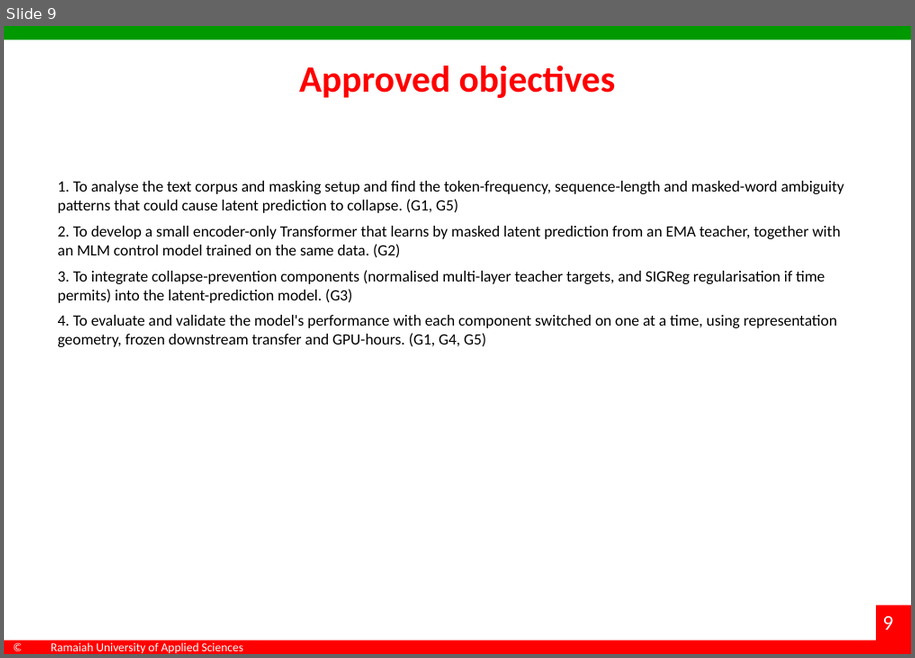
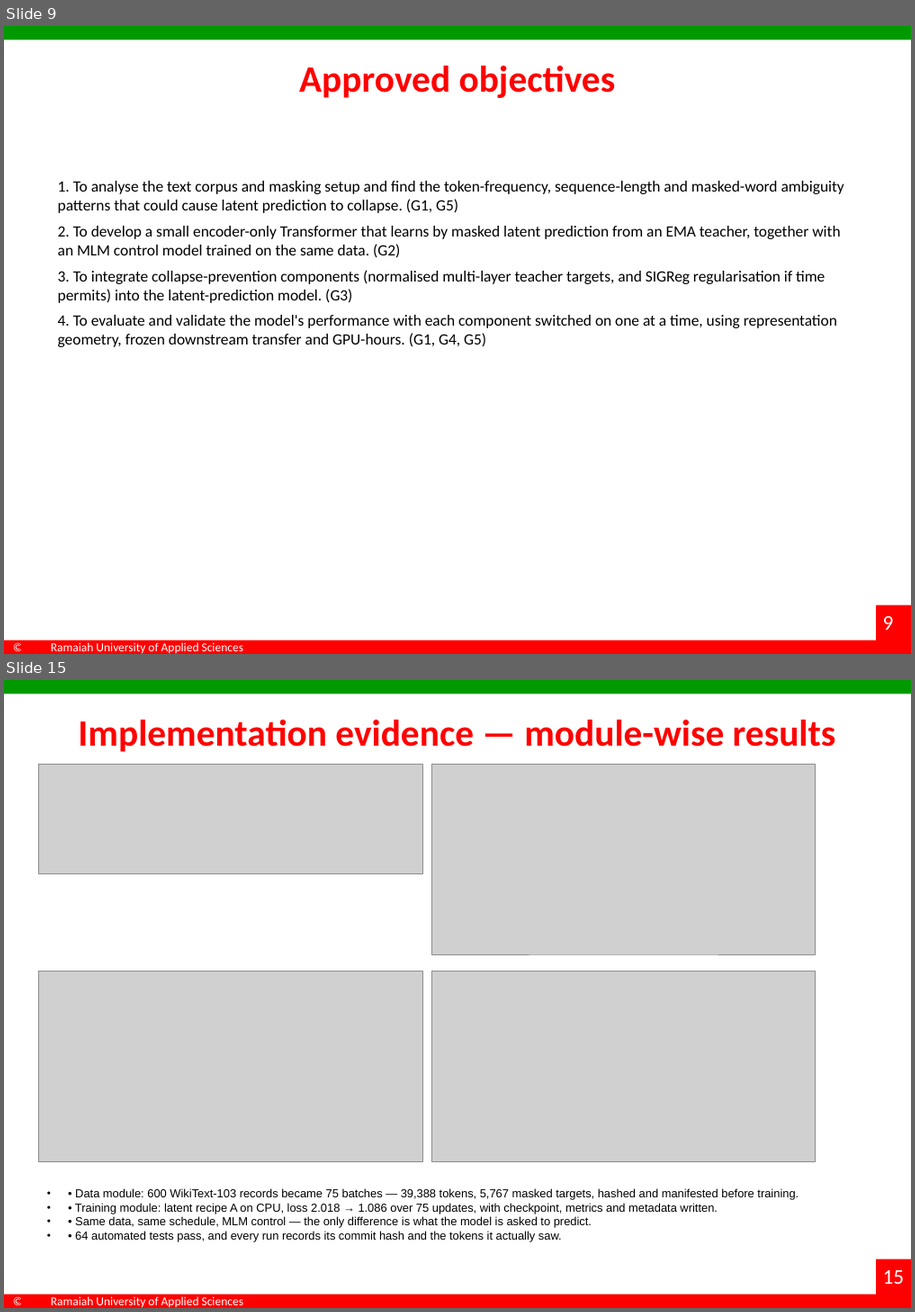
Before and after one commit to dakshadev/7th-sem, a slide deck: docs/Interim_Project_Presentation_7th-sem.pptx. Shown one above the other, each under a label of ours: slide 9 before the commit, slides 9 and 15 after it; the slides between them are not shown. The pictures are 915x658 and 915x1312 pixels, drawn with LibreOffice and Linux fonts; fonts in the diff are those of the drawing; grey boxes stand for pictures; background and template pictures are left out. Boxes give left, top, right and bottom in pixels: in the first picture for what was removed or moved away, otherwise in the second. Text is boxed around its words. In the diff, an @@ line names an element or a change of style, - is before the commit and + after.

Commit message:
docs(deck): module-wise evidence, hyperparameter table, dashboard, bullets on every slide
Second round of mentor feedback, applied:

- module-wise result screenshots as bullets: a new slide with four terminal captures (data, training,
  MLM control, evaluation) produced from real CPU runs on the cached WikiText/AG News data, with the
  captured logs committed under docs/assets/logs
- hyperparameter and training-parameter table: encoder, optimiser, schedule, masking, teacher, budget
  and seed settings, all read from configs and measured runs
- dashboard: docs/dashboard/index.html built from results/person1/*.json, screenshotted for the
  demonstration slide
- repository hyperlink on the contents slide and the demonstration slide
- methodology converted to a table of the five modules
- contents slide now states what each section holds
- a bullet character on every content paragraph (titles, tables, references and the thank-you slide
  are skipped)
- demo video: declared as not yet recorded rather than implied

The deck is built by driving PowerPoint itself (scripts/fill_deck_slides2.ps1, scripts/polish_deck.ps1)
with content from scripts/build_deck_payload.py. python-pptx produced packages PowerPoint refused to
open once slides were added to this deck, so it is no longer used for structural edits.

```diff
--- a/docs/Interim_Project_Presentation_7th-sem.pptx
+++ b/docs/Interim_Project_Presentation_7th-sem.pptx
@@ slide 15 added at [4,680,911,1308], background #FFFFFF; not listed: 6 template elements that a slide beside it also shows @@
@@ title added at [78,720,836,752], 32 pt, text #FF0000, bold @@
+Implementation evidence — module-wise results
@@ picture added at [39,764,422,874] @@
@@ picture added at [432,764,816,954] @@
@@ picture added at [39,971,422,1162] @@
@@ picture added at [432,971,816,1162] @@
@@ text added at [75,1188,799,1242], 10 pt, text #000000 @@
+• • Data module: 600 WikiText-103 records became 75 batches — 39,388 tokens, 5,767 masked targets, hashed and manifested before training.
+• • Training module: latent recipe A on CPU, loss 2.018 → 1.086 over 75 updates, with checkpoint, metrics and metadata written.
+• • Same data, same schedule, MLM control — the only difference is what the model is asked to predict.
+• • 64 automated tests pass, and every run records its commit hash and the tokens it actually saw.
```
Also in this commit, not shown: 5 slides changed, 3 other slides added, 2 slides removed, 26 other files.
